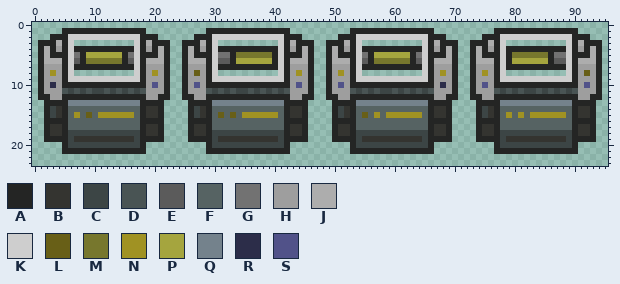
One commit to this sprite sheet: orig24/synthlathe.png. The first picture shows the starting point.
The file is 96x24 pixels. Colours within 5 levels of each other are drawn and written as one.
Palette (. is transparent): A #242524  B #343430  C #3c4545  D #495454  E #5b5b5b  F #566363  G #727272  H #9e9e9e  J #adadad  K #cecece  L #685f17  M #77772d  N #a09223  P #a5a53e  Q #74828c  R #2c2d49  S #515289
Now the later version:
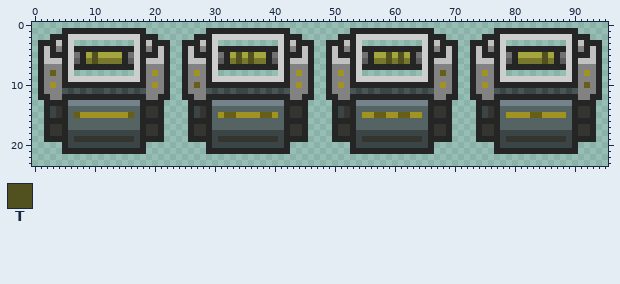
Colours new in this view: T #51511f
The exact change:
Colour H changes from #9e9e9e to #828282.
Colour J changes from #adadad to #c1c1c1.
The edit turns colour E into colour A in row 6 at x 32 and 87.
The edit turns colour G into colour A in row 5 at x 32 and 87.
The edit turns colour M into colour A in row 5 at x 39 and 80.
The edit turns colour P into colour A in row 6 at x 39 and 80.
The edit turns colour A into colour E in row 6 at x 40 and 79.
The edit turns colour A into colour G in row 5 at x 40 and 79.
The edit turns colour F into colour L in row 15 at x 32 and 58.
The edit turns colour N into colour L in row 8 at x 3 and 68; in row 15 at x 7, 16, 38 to 39, 57, 61 to 62 and 83 to 84.
The edit turns colour S into colour L in row 10 at x 27 and 92.
The edit turns colour A into colour M in row 6 at x 33 and 86.
The edit turns colour P into colour M in row 6 at x 35, 37 to 38 and 81 to 84.
The edit turns colour F into colour N in row 15 at x 8, 10, 34, 56, 80 and 82.
The edit turns colour L into colour N in row 8 at x 27 and 92; in row 15 at x 9, 31 and 55.
The edit turns colour R into colour N in row 10 at x 3 and 68.
The edit turns colour S into colour N in row 10 at x 20, 44, 51 and 75.
The edit turns colour A into colour P in row 5 at x 33 and 86.
The edit turns colour M into colour P in row 5 at x 35, 37 to 38 and 81 to 84.
The edit turns colour M into colour T in row 5 at x 34, 36 and 85; in row 6 at x 10, 59 and 61.
The edit turns colour P into colour T in row 5 at x 10, 59 and 61; in row 6 at x 34, 36 and 85.
Boxes around the changes in both pictures, in picture pixels (x1, y1, x2, y2):
changed: (44, 40, 98, 118)
changed: (128, 40, 410, 118)
changed: (434, 40, 596, 118)
